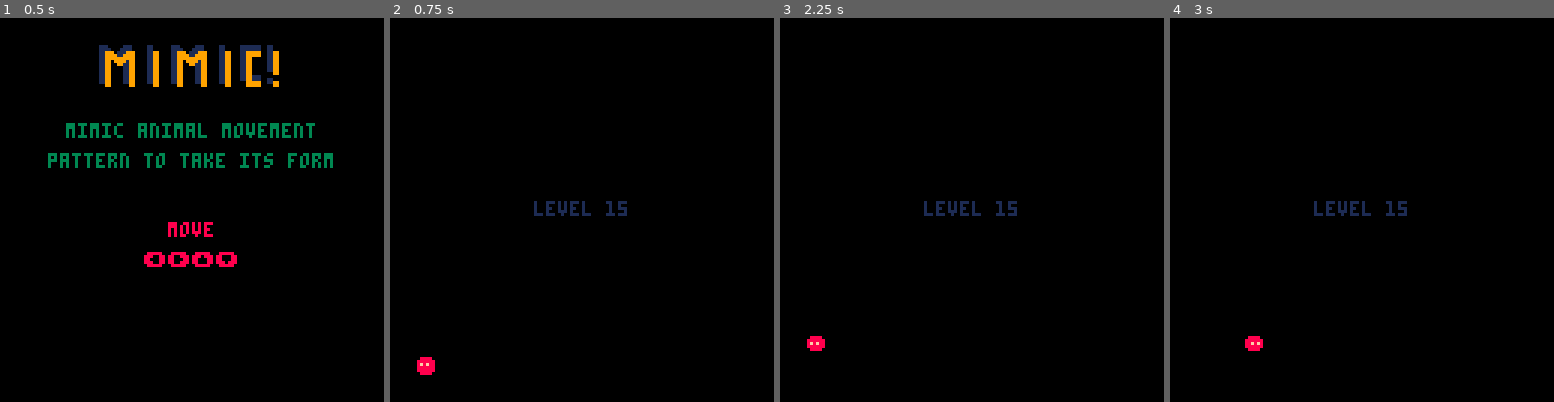
Above: before the commit, frames 1-4 (left to right).
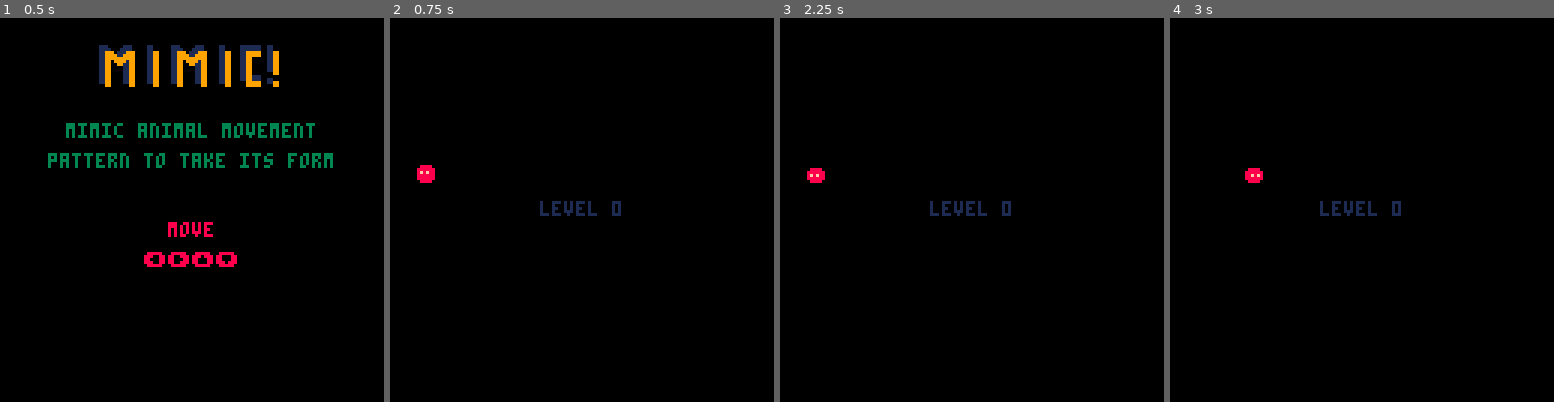
Above: after the commit, the same moments.

Repository: sourencho/mimic
Game: PICO-8 cartridge mimic.p8
Two runs of this game, one before a commit and one after it. Both use one fixed random seed, a clock stepped at 60 frames per second and the inputs below.
Inputs:
- Up to frame 1 (0.5 s): tap X (X key) at 0.33 s
- Up to frame 2 (0.75 s): tap O (Z key) at 0.7 s
- Up to frame 3 (2.25 s): tap X (X key) at 1.07, 1.85 s; hold Right 1.6-2.1 s; tap O (Z key) at 1.7, 2.1 s; hold Up from 2.15 s (still down)
- Up to frame 4 (3 s): release Up at 2.42 s; hold Right from 2.47 s (still down); tap O (Z key) at 2.5, 2.9 s; tap X (X key) at 2.97 s

Frame 1 is identical in both runs. In frame 2, 0.8% of the frame differs, in the area x 7-62%, y 38-93%; in frame 3, 0.8%; in frame 4, 0.8%.

Commit message:
Make all patterns len 4 and fix update accordingly

Diff:
--- a/mimic.p8
+++ b/mimic.p8
@@ -19,8 +19,8 @@
 won_text = "★ you win ★"
 stuck_text = "press \151 to restart"
 level_size = 16
-level_count = 16
-start_level = 15
+level_count = 4
+start_level = 0
 debug = "DEBUG\n"
 
 -- spr numbers
@@ -68,13 +68,13 @@
     },
     {
         spr_n = sheep_spr,
-        pattern = {{0, -1}, {1, 0}, {1, 0}, {-1, 0}, {-1, 0}, {0, 1}},
+        pattern = {{0, -1}, {0, -1}, {1, 0}, {-1, 0}, {0, 1}, {0, 1}},
         move_abilities = {rock, rock_small, win},
         push_abilities = {},
     },
     {
         spr_n = butter_spr,
-        pattern = {{0, 1}, {0, 1}, {0, -1} , {0, -1}},
+        pattern = {{0, 1}, {0, 1}, {0, 1}, {0, -1} , {0, -1}, {0, -1}},
         move_abilities = {tree, win},
         push_abilities = {},
     },
@@ -665,7 +665,7 @@
             draw_level()
             draw_actors()
             draw_ui()
-            draw_debug()
+            -- draw_debug()
         end
     end
 end
@@ -704,12 +704,12 @@
 00099000000990000099999000999990000990000000000000000000008888800088888000000000000000000000000000000000000000000088008800080080
 00000000000000000000000000000000000000000000000000000000000888000000000000000000000000000000000000000000000000000000000000000000
 000000000000000000000000000000000000000000000000000000000000000000000000000000000000000000000000000000000cccccc00000000000000000
-0000a00000000000000000000000000000000000000000000000000000cccccccccccccccccccc000000000000000000cccccc00cccccccc0000000000000000
-000aaa000000000000000000000000000000000000000000000000000cccccccccccccccccccccc00000000000000000ccccccc0cccccccc0000000000000000
-00aaaaa00000000000000000000000000000000000000000000000000cccccccccccccccccccccc00000000000000000ccccccc0cccccccc0000000000000000
-000aaa000000000000000000000000000000000000000000000000000cccccccccccccccccccccc00000000000000000ccc77cc0cccccccc0000000000000000
-0000a0000000000000000000000000000000000000000000000000000cccccccccccccccccccccc00000000000000000cc7cc7c0cccccccc0000000000000000
-000000000000000000000000000000000000000000000000000000000cccccccccccccccccccccc00000000000000000ccccccc0cccccccc0000000000000000
+0000a00000000000000000000000000000000000000000000000000000cccccccccccccccccccc00cccccc0000000000cccccc00cccccccc0000000000000000
+000aaa000000000000000000000000000000000000000000000000000cccccccccccccccccccccc0ccccccc000000000ccccccc0cccccccc0000000000000000
+00aaaaa00000000000000000000000000000000000000000000000000cccccccccccccccccccccc0ccccccc000000000ccccccc0cccccccc0000000000000000
+000aaa000000000000000000000000000000000000000000000000000cccccccccccccccccccccc0ccccccc000000000ccc77cc0cccccccc0000000000000000
+0000a0000000000000000000000000000000000000000000000000000cccccccccccccccccccccc0ccccccc000000000cc7cc7c0cccccccc0000000000000000
+000000000000000000000000000000000000000000000000000000000cccccccccccccccccccccc0cccccc0000000000ccccccc0cccccccc0000000000000000
 000000000000000000000000000000000000000000000000000000000cccccc0000000000cccccc000000000000000000cccccc0000000000000000000000000
 000000000000000000000000000000000000000000000000000000000cccccc00cccccc00cccccc0000000000000000000000000000000000000000000000000
 000550000000000000000000000000000000000000000000000000000cccccc0ccccccc00ccccccc00cccc000000000000000000000000000000000000000000
@@ -930,25 +930,25 @@
 
 
 __gff__
-00000800000000000001041004040000000000000000000000020001010000000000000000000000000202010000000000000000000000000002020000000000081000000000000202020000020200080404200000000002020202000000000801010000000000020202020202020008800000d0000000000000000000000008
+00000800000000000001041004040000000000000000000000020001010000000000000000000000000202010000000000000000000000000002020000000000081000000000000202020200020200080404200000000002020202000000000801010000000000020202020202020008800000d0000000000000000000000008
 0808080808080808080808080808080802020202020000000800000000000000020202020000000000000000000000000202020200000000000000000000000000000000000000000000000000000000000000000000000000000000000000000000000000000000000000000000000000000000000000000000000000000000
 __map__
-60606060606060606160606060606060000000000000000000000000000000000b0b0b0b61610b0b0b0b0b0b0b0b0b0b0000000000000000000000000000000060616160606060606060606060616060000000000000000000000000000000005760616161614060606061616060606100000000000000000000000000000000
+60606060606060606160606060606060000000000000000000000000000000000b0b0b0b61610b0b0b0b0b0b0b0b0b0b0000000000000000000000000000000060616160606060606060606060616060000000000000000000000000000000005760616161616060606061616060606100000000000000000000000000000000
 60616061606060616160616060606060000000000000000000000000000000000b0b0b616061610b0b0b0b0b0b0b0b0b000000000000000000000000000000006060616060606060606161606060606000000000000000000000000000000000a1600b0b0b0b0b400b0b0b0b0b60616100000000000000000000000000000000
 60606060616060616060606060606060000000000000000000000000000000000b0b604748a049610b0b0b0b0b0b0b0b00000000000000000000000000000000484c60606061606160606060606060600000000000000000000000000000000057610b0b0b0b0b0b0b0b0b0b0b0b616100000000000000000000000000000000
-60606060606060606060606061606160000000000000000000000000000000000b606057400b6749600b0b0b0b0b0b0b0000000000000000000000000000000051576060604060606060606051606060000000000000000000000000000000006a484848a0484848b0484848a048b0480000000000000000c200000000000000
-61606060616060606161606060606160000000000000000000000000000000000b0b60570b0b0b674c610b0b0b0b0b0b000000000000000000000000000000005167a048484c60614748496060516060000000000000000000000000000000005051505151515150515151515150515000000000000000000000000000000000
-60606060606060616060606060606060000000000000000000000000000000000b0b616a490b0b0b57600b0b0b0b0b0b000000000000000000000000000000005051515151674848580ba151515160600000000000000000c2000000000000006060600b6060600b515151616060606000000000000000000000000000000000
-600b0b0b0b0b0b0b0b0b0b0b6060406000c000000000000000000000000000000b0b0b6167490b0b57600b6060600b0b0000000000000000000000000000000050515151515151516a486c515160606000000000000000000000000000000000616061600b61600b515051606060606100d20000000000000000000000000000
-60606060600b60606060606060616060000000000000000000000000000000000b0b0b0b6067b0485860606060606060000000000000000000000000000000005051515151505051515151515161606000c4000000000000000000000000d2006060606060600b0b515151515160606000000000000000000000000000000000
-61606061600b0b606160616060606060000000000000000000000000000000000b0b0b0b60606060674961606060606000000000000000000000000000000000515151510b0b51515150515151606060000000000000000000000000000000006061606060600b0b505151505151506100000000000000000000000000000000
-6060606061600b0b0b60606060606060000000000000000000000000000000000b0b0b0b616060616067a04848b0496100000000000000000000000000c200000b0b0b0b0b0b515051515a51606060600000c00000000000000000000000000060606060616160606151505151505060000000000000000000c4000000000000
-60606060606060600b0b6060606160600000000000000000000000d2000000000b0b0b0b0b0b0b0b6060616160606a480000000000000000000000000000000051510b0b0b0b515147a06c516061606100000000000000000000000000000000600b0b0b0b0b0b0b60510b0b5151506000000000000000000000000000000000
-6060606060606060600b606060606060000000000000000000000000000000000b0b0b0b0b0b0b0b0b0b0b60606061600000000000000000000000000000d20050519048a04848b06c5151515150606000000000000000000000000000000000610b60606060610b606060616060616100000000000000000000000000000000
-48a0484960606060600b606060606060000000000000000000000000000000000b0b0b0b0b0b0b0b0b0b0b6060606060000000000000000000000000000000000b50576050505051515151505051606000000000000000000000000000000000610b60616060600b606060606060606000000000000000000000000000000000
-6060606a48496060600b606060606060000000000000000000000000000000000b0b0b0b0b0b0b0b0b0b0b6160606160000000000000000000000000000000006061576060500b0b515051515160606000000000000000000000000000000000600b60606061600b606160515060606000000000000000000000000000000000
-60616160616749606060606060606160000000000000000000000000000000000b0b0b0b0b0b0b0b0b0b0b0b616161610000c00000000000000000000000000048486d6061605060605151506060606100000000000000000000000000000000600b60606061600b606061505151616000c00000000000000000000000000000
-606060606060a1606060606060606060000000000000000000000000000000000b0b0b0b0b0b0b0b0b0b0b0b0b6161610000000000000000000000000000000060606060606061606160606060606109000000000000000000000000000000006160606160606060616060606061606000000000000000000000000000000000
+60606060606060606060606061606160000000000000000000000000000000000b606057400b6749600b0b0b0b0b0b0b0000000000000000000000000000000051576060604060606060606051606060000000000000000000000000000000005760414141414141414141414141416000000000000000004100000000000000
+61606060616060606161606060606160000000000000000000000000000000000b0b60570b0b0b674c610b0b0b0b0b0b000000000000000000000000000000005167a048484c60614748496060516060000000000000000000000000000000006a484848a0484848b0484848a048b048000000000000000000c2000000000000
+60606060606060616060606060606060000000000000000000000000000000000b0b616a490b0b0b57600b0b0b0b0b0b000000000000000000000000000000005051515151674848580ba151515160600000000000000000c2000000000000005051515160606060515151515051505000000000000000000000000000000000
+600b0b0b0b0b0b0b0b0b0b0b6060406000c000000000000000000000000000000b0b0b6167490b0b57600b6060600b0b0000000000000000000000000000000050515151515151516a486c5151606060000000000000000000000000000000005150516060616060515051515160606100000000000000000000000000000000
+60606060600b60606060606060616060000000000000000000000000000000000b0b0b0b6067b0485860606060606060000000000000000000000000000000005051505151505051515151515161606000c4000000000000000000000000d2005150606041515151515151516060606000000000c00000000000000000000000
+61606061600b0b606160616060606060000000000000000000000000000000000b0b0b0b6060606067496160606060600000000000000000000000000000000051515150515151515150904a51606060000000000000000000000000000000005161604141605151505151505160606100000000000000000000000000000000
+6060606061600b0b0b60606060606060000000000000000000000000000000000b0b0b0b616060616067a04848b0496100000000000000000000000000c200000b0b0b0b0b51515051515751506060600000c0000000000000000000000000006061414141616060615150515150506000000000000000000000c40000000000
+60606060606060600b0b6060606160600000000000000000000000d2000000000b0b0b0b0b0b0b0b6060616160606a480000000000000000000000000000000051510b0b0b0b515147a06c516061606100000000000000000000000000000000600b0b0b41410b61605160605151506000000000000000000000000000000000
+6060606060606060600b606060606060000000000000000000000000000000000b0b0b0b0b0b0b0b0b0b0b60606061600000000000000000000000000000d20050519048a04848b06c5151515150606000000000000000000000000000000000610b606060604141606060616060616100000000000000000000000000000000
+48a0484960606060600b606060606060000000000000000000000000000000000b0b0b0b0b0b0b0b0b0b0b6060606060000000000000000000000000000000006050576050505051515151505051606000000000000000000000000000000000610b60616060606160605160606050600000000000d200000000000000000000
+6060606a48496060600b606060606060000000000000000000000000000000000b0b0b0b0b0b0b0b0b0b0b6160606160000000000000000000000000000000006061576060500b0b515051515160606000000000000000000000000000000000600b606060616161515151515150505000000000000000000000000000000000
+60616160616749606060606060606160000000000000000000000000000000000b0b0b0b0b0b0b0b0b0b0b61616161610000c00000000000000000000000000048486d6061605060605151506060606100000000000000000000000000000000600b606060616060605150505150505000000000000000000000000000000000
+606060606060a1606060606060606060000000000000000000000000000000000b0b0b0b0b0b0b0b0b0b0b0b0b6161610000000000000000000000000000000060606060606061606160606060606109000000000000000000000000000000006160606160606161616150505050505000000000000000000000000000000000
 6160606160606060616060616060606044000000000000000000000000000000090909090961090909090909090909090000000000000000000000000000000000000000000000000000000000000000000000000000000000000000000000000000000000000000000000000000000000000000000000000000000000000000
 6061606060606060606061616160606044000000000000000000000000000000090b090909090909090909090b0909090000000000000000000000000000000000000000000000000000000000000000000000000000000000000000000000000000000000000000000000000000000000000000000000000000000000000000
 6060606061606060606061606061606044000000000000000000000000000000090b604748a049610b0b0b0b0b0b0b090000000000000000000000000000000000000000000000000000000000000000000000000000000000000000000000000000000000000000000000000000000000000000000000000000000000000000
